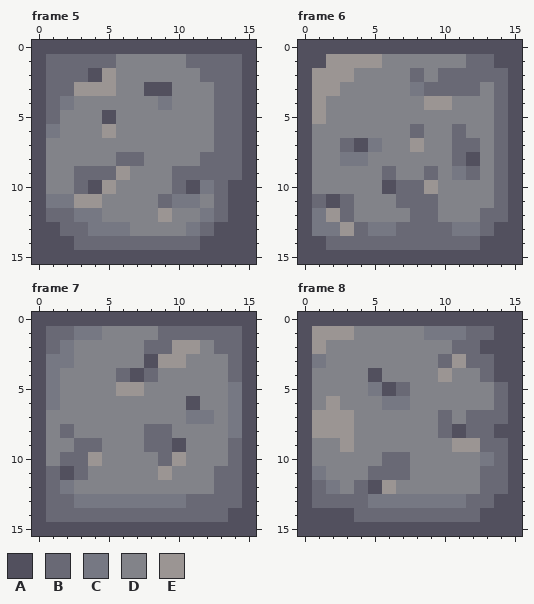
Two states of a pixel-art file, Aseprite/GroundTiles/Tileset_Dungeon.aseprite. That is the earlier state.
16x16 pixels, 20 frames. Shown: frame 5, frame 6, frame 7, frame 8. The commit also changed other frames, which this record leaves out.
Palette (. is transparent): A #52505e  B #696975  C #767883  D #828389  E #9b9593
Now the later version:
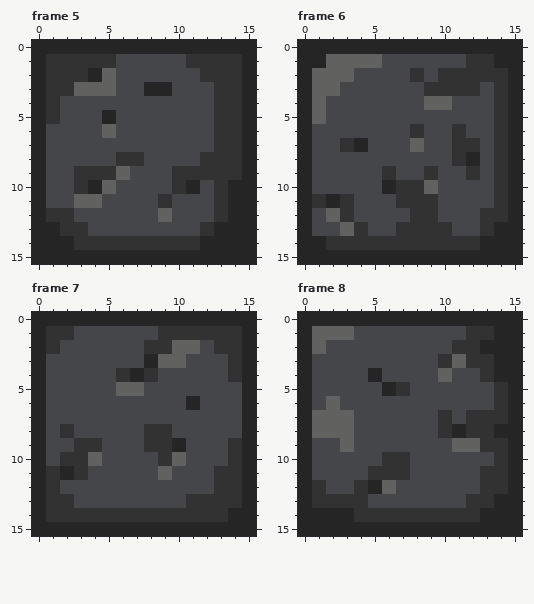
What changed:
@@ palette @@
-A #52505e
+A #252525
-B #696975
+B #323232
-D #828389
+D #454649
-E #9b9593
+E #616160
--- frame 5
@@ x 0..15 @@
  3 ABBEEEDDAADDDBBA
- 4 ABCDDDDDDCDDDBBA
+ 4 ABDDDDDDDDDDDBBA
  5 ABDDDADDDDDDDBBA
- 6 ACDDDEDDDDDDDBBA
+ 6 ADDDDEDDDDDDDBBA
  7 ADDDDDDDDDDDDBBA
@@ x 0..15 @@
  9 ADDBBBEDDDBBBBBA
-10 ADDBAEDDDDBACBAA
-11 ACCEEDDDDBCCDBAA
-12 ABBCCDDDDEDDCBAA
-13 AABBCCCDDDDCBAAA
+10 ADDBAEDDDDBADBAA
+11 ADDEEDDDDBDDDBAA
+12 ABBDDDDDDEDDDBAA
+13 AABBDDDDDDDDBAAA
 14 AAABBBBBBBBBAAAA
--- frame 6
@@ x 6..10 @@
  2 DDBDB
- 3 DDCBB
+ 3 DDDBB
  4 DDDEE
@@ x 0..15 @@
  6 ADDDDDDDBDDBDDBA
- 7 ADDBACDDEDDBBDBA
- 8 ADDCCDDDDDDBADBA
- 9 ADDDDDBDDBDCBDBA
+ 7 ADDBADDDEDDBBDBA
+ 8 ADDDDDDDDDDBADBA
+ 9 ADDDDDBDDBDDBDBA
 10 ADDDDDABBEDDDDBA
 11 ABABDDDBBBDDDDBA
-12 ACEBDDDDBBDDDBBA
-13 ACCEBCCBBBBCCBAA
+12 ADEBDDDDBBDDDBBA
+13 ADDEBDDBBBBDDBAA
 14 AABBBBBBBBBBBAAA
--- frame 7
@@ x 0..15 @@
  0 AAAAAAAAAAAAAAAA
- 1 ABBCCDDDDBBBBBBA
- 2 ABCDDDDDBBEEDBBA
- 3 ACCDDDDDAEEDDDBA
- 4 ACDDDDBABDDDDDBA
- 5 ACDDDDEEDDDDDDCA
- 6 ACDDDDDDDDDADDCA
- 7 ADDDDDDDDDDCCDCA
- 8 ADBDDDDDBBDDDDCA
+ 1 ABBDDDDDDBBBBBBA
+ 2 ABDDDDDDBBEEDBBA
+ 3 ADDDDDDDAEEDDDBA
+ 4 ADDDDDBABDDDDDBA
+ 5 ADDDDDEEDDDDDDDA
+ 6 ADDDDDDDDDDADDDA
+ 7 ADDDDDDDDDDDDDDA
+ 8 ADBDDDDDBBDDDDDA
  9 ADDBBDDDBBADDDBA
@@ x 0..15 @@
 11 ABABDDDDDEDDDBBA
-12 ABCDDDDDDDDDDBBA
-13 ABBCCCCCCCCBBBBA
+12 ABDDDDDDDDDDDBBA
+13 ABBDDDDDDDDBBBBA
 14 ABBBBBBBBBBBBBAA
--- frame 8
@@ x 0..15 @@
  0 AAAAAAAAAAAAAAAA
- 1 AEEEDDDDDCCCBBAA
+ 1 AEEEDDDDDDDDBBAA
  2 AEDDDDDDDDDBBAAA
- 3 ACDDDDDDDDBEBBAA
+ 3 ADDDDDDDDDBEBBAA
  4 ADDDDADDDDEDDBAA
- 5 ADDDDCABDDDDDDBA
- 6 ADEDDDCCDDDDDDBA
+ 5 ADDDDDABDDDDDDBA
+ 6 ADEDDDDDDDDDDDBA
  7 AEEEDDDDDDBDBBBA
@@ x 0..15 @@
  9 ADDEDDDDDDDEEBBA
-10 ADDDDDBBDDDDDCBA
-11 ACDDDBBBDDDDDBBA
-12 ABCDBAEDDDDDDBBA
-13 ABBBBCCCCCCCBBAA
+10 ADDDDDBBDDDDDDBA
+11 ADDDDBBBDDDDDBBA
+12 ABDDBAEDDDDDDBBA
+13 ABBBBDDDDDDDBBAA
 14 AAAABBBBBBBBBAAA
Changed places in both pictures, as pixel boxes (x1, y1, x2, y2):
changed: (32, 40, 256, 264)
changed: (298, 40, 522, 264)
changed: (32, 312, 256, 536)
changed: (298, 312, 522, 536)
